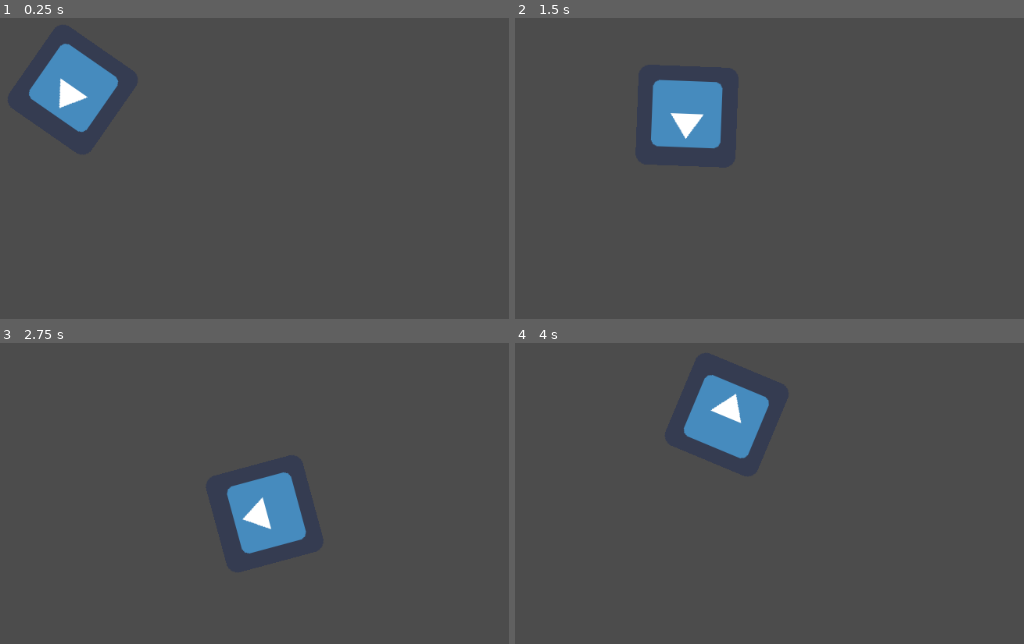
Above: before the commit, frames 1-4 (two rows, left to right).
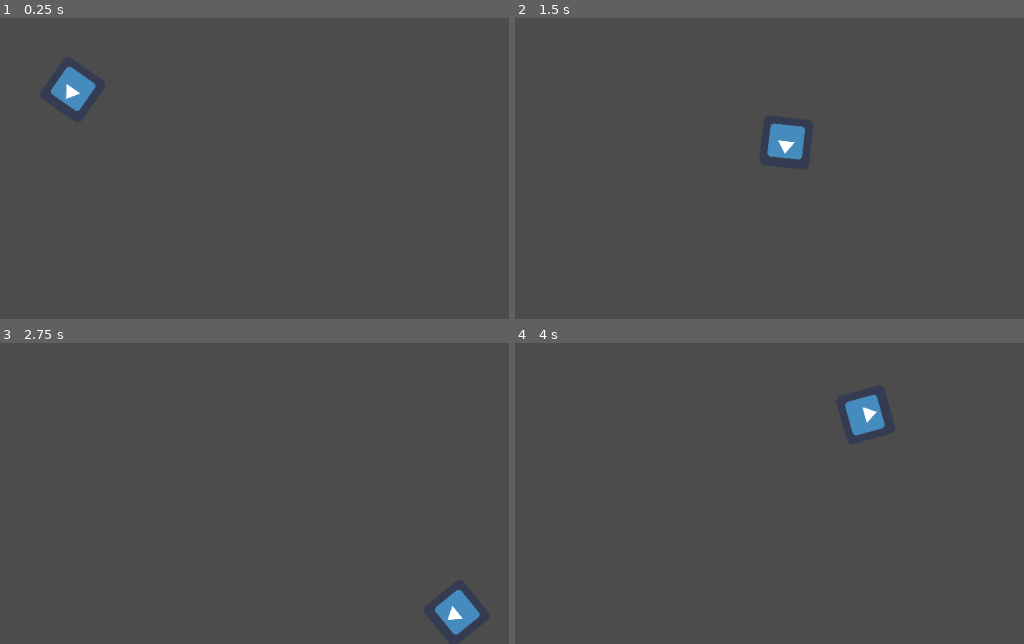
Above: after the commit, the same moments.

Repository: blackmadgames/sacrifices
Game: Godot game, scene res://scenes/game_scenes/Sandbox.tscn
Same seed, same stepped clock (60 frames per second), same inputs: the game is played once before the commit and once after it. The project has no main scene, so this scene is started directly. The engine's default icon, where the game draws it, is replaced by a stand-in: a white triangle on a blue panel in a dark square.
Inputs (mouse positions are in pixels of both pictures, inside the frame that each line leads up to):
- Up to frame 1 (0.25 s): no input
- Up to frame 2 (1.5 s): tap Enter at 0.5 s; move the mouse to (820, 60) at 0.52 s; hold D (move_right) 0.53-1.28 s; move the mouse to (outside the picture) at 1.27 s; hold S (move_down) from 1.28 s (still down)
- Up to frame 3 (2.75 s): move the mouse to (outside the picture) at 2.02 s; release S (move_down) at 2.03 s; hold D (move_right) from 2.03 s (still down)
- Up to frame 4 (4 s): move the mouse to (601, 502) at 2.77 s; release D (move_right) at 2.78 s; hold W (move_up) 2.78-3.53 s; move the mouse to (881, 481) at 3.52 s; hold A (move_left) from 3.53 s (still down)

The runs differ from the first frame. In frame 1, 2.5% of the frame differs, in the area x 5-24%, y 8-38%; in frame 2, 3.8%; in frame 3, 3.8%; in frame 4, 3.8%, in the area x 33-73%, y 10-39%.

Commit message:
Scale speed normally

Diff:
--- a/scenes/actors/Player.tscn
+++ b/scenes/actors/Player.tscn
@@ -8,6 +8,7 @@
 
 [node name="Player" type="KinematicBody2D"]
 position = Vector2( 440, 306 )
+scale = Vector2( 0.5, 0.5 )
 script = ExtResource( 1 )
 
 [node name="Sprite" type="Sprite" parent="."]
--- a/scripts/actors/Actor.gd
+++ b/scripts/actors/Actor.gd
@@ -1,8 +1,9 @@
 extends KinematicBody2D
 class_name Actor
 
-export var speed = Vector2(10000, 10000)
+export var speed = Vector2(20, 20)
 var velocity = Vector2.ZERO
 
 func _physics_process(delta: float) -> void:
     velocity = move_and_slide(velocity * delta)
+    pass
--- a/scripts/actors/Player.gd
+++ b/scripts/actors/Player.gd
@@ -6,7 +6,7 @@
 func _physics_process(delta: float) -> void:
     var movement = _get_movement_from_input()
 
-    velocity = speed * movement * delta
+    velocity = speed * movement * delta * 1000
     velocity = move_and_slide(velocity)
 
 func _get_movement_from_input() -> Vector2:
